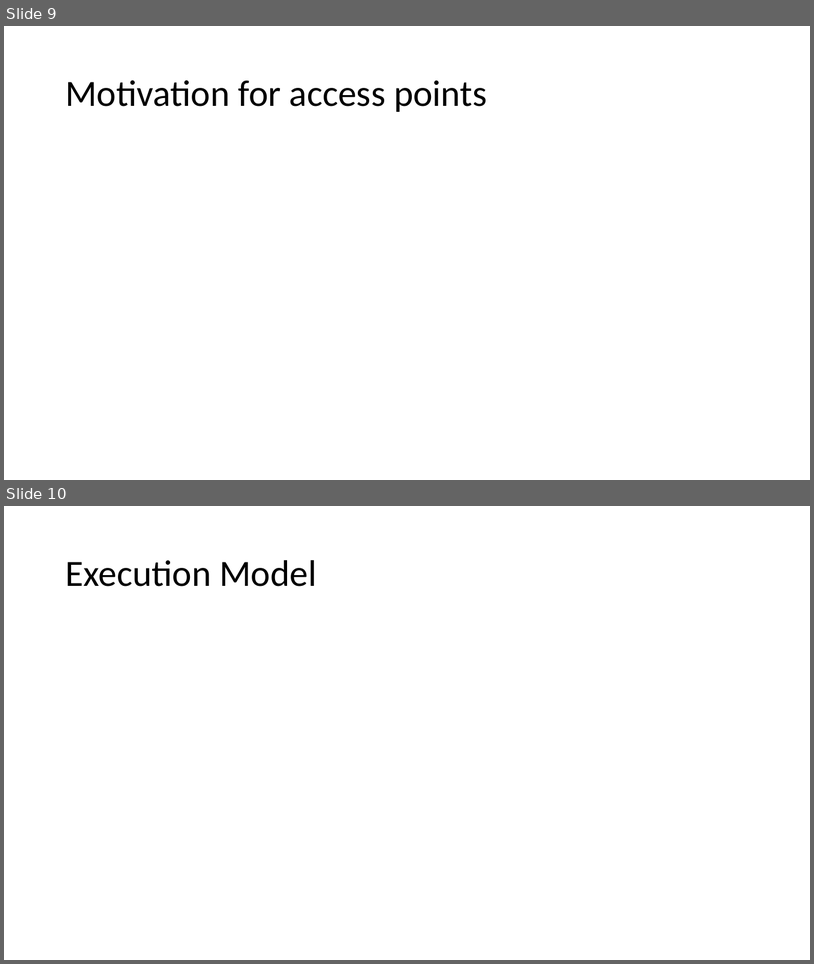
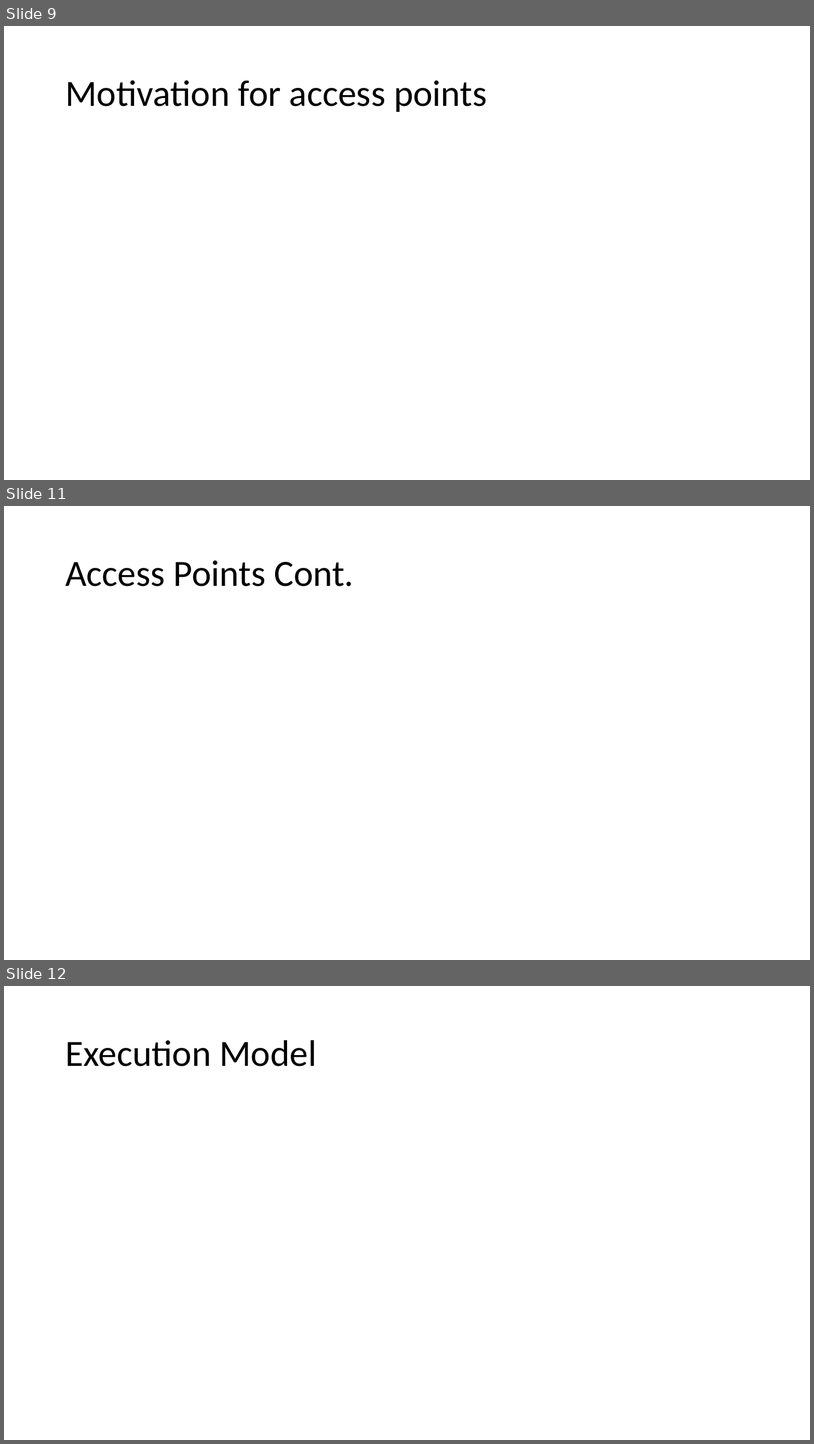
Before and after one commit to xiaohe27/Tasks, a slide deck: Slides/qual-presentation.ppt. Shown one above the other, each under a label of ours: slides 9 and 10 before the commit, slides 9, 11 and 12 after it; the slides between them are not shown. The pictures are 814x964 and 814x1444 pixels, drawn with LibreOffice and Linux fonts; fonts in the diff are those of the drawing. Boxes give left, top, right and bottom in pixels: in the first picture for what was removed or moved away, otherwise in the second. Text is boxed around its words. In the diff, an @@ line names an element or a change of style, - is before the commit and + after.

```diff
--- a/Slides/qual-presentation.ppt
+++ b/Slides/qual-presentation.ppt
@@ slide 11 added at bbox=[4, 506, 810, 960], background #FFFFFF @@
@@ title added at bbox=[65, 560, 354, 586], 44 pt, text #000000 @@
+Access Points Cont.
@@ what was slide 10 is now slide 12 @@
```
Also in this commit, not shown: 1 slide changed, 8 other slides added, 1 slide removed.
